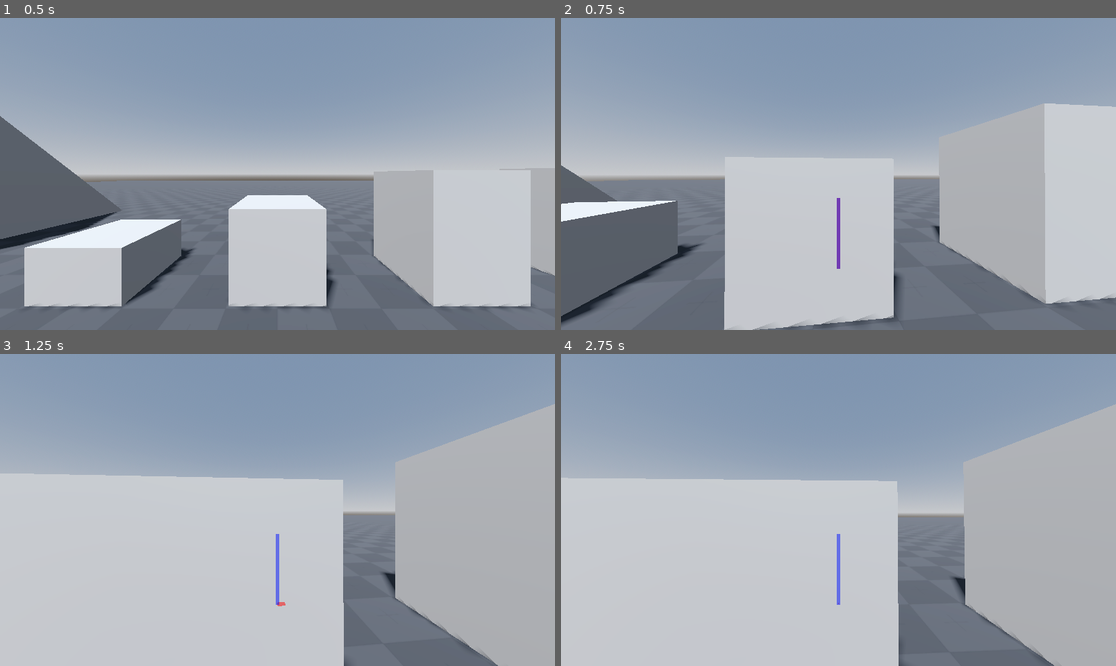
Above: before the commit, frames 1-4 (two rows, left to right).
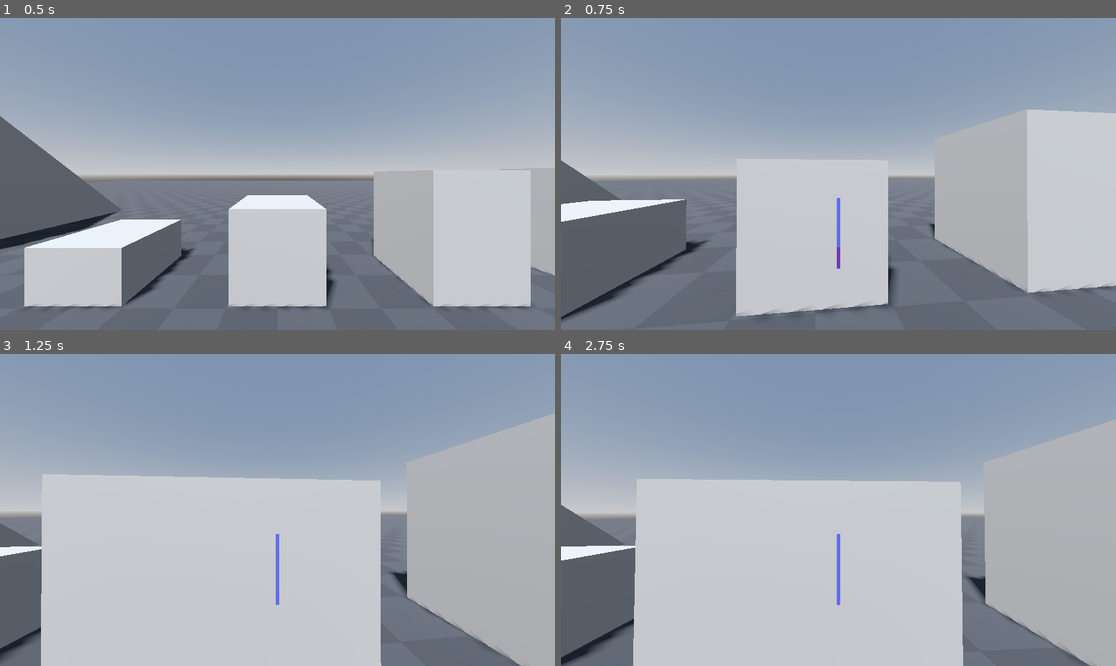
Above: after the commit, the same moments.

Repository: GibberishDev/GodSource
Game: Godot game, scene res://debug_scene.tscn
Two runs of this game, one before a commit and one after it. Both use one fixed random seed, a clock stepped at 60 frames per second and the inputs below.
Inputs (mouse positions are in pixels of both pictures, inside the frame that each line leads up to):
- Up to frame 1 (0.5 s): no input
- Up to frame 2 (0.75 s): tap Enter at 0.5 s; move the mouse to (866, 174) at 0.52 s; hold W (forward) from 0.53 s (still down); hold Ctrl (crouch) from 0.53 s (still down); click (866, 174) at 0.67 s
- Up to frame 3 (1.25 s): keep holding W (forward); keep holding Ctrl (crouch); tap Space (jump) at 0.77, 0.8, 1.07 s
- Up to frame 4 (2.75 s): keep holding W (forward); move the mouse to (810, 510) at 1.27 s; release Ctrl (crouch) at 1.28 s; tap Space (jump) at 1.35, 1.52, 1.82, 2.3 s; tap Ctrl (crouch) at 1.55 s; move the mouse to (849, 503) at 2.02 s; hold Ctrl (crouch) from 2.03 s (still down)

Frame 1 is identical in both runs. In frame 2, 6.9% of the frame differs, in the area x 0-100%, y 27-100%; in frame 3, 9.4%; in frame 4, 16%, in the area x 0-100%, y 16-100%.

Commit message:
Added speed mult method(crouching and backpedaling movement multiplier), Refactored crouching

Diff:
--- a/game/components/player/movementComponent.gd
+++ b/game/components/player/movementComponent.gd
@@ -109,7 +109,6 @@
 	%dirScale.scale.y = wDir.length() * groundMaxSpeed * 0.25
 	%dirPointer.rotation = -wDir.angle_to(Vector2.DOWN)
 	P.velocity = newVel
-
 	P.move_and_slide()
 	# print_rich("Speed: " + str((newVel * Vector3(1,0,1)).length() * 100 / 1.905) + " [color=red]X: " + str(newVel.x / 1.905 * 100) + "[/color] [color=#1080ff]Y: " + str(newVel.y / 1.905 * 100) + "[/color] [color=lime]Z: " + str(newVel.z / 1.905 * 100) + "[/color]")
 
@@ -191,15 +190,24 @@
 func accelGround(vel:Vector3,delta:float)->Vector3:
 	var dir = Vector3(wDir.x,0,wDir.y).rotated(Vector3.UP, camComp.lookDir.y)
 	var currSpeed = vel.dot(dir)
-	# var speedMult = getSpeedMult()
-	var addSpeed = clamp(0, groundAccel * delta, groundMaxSpeed - currSpeed) #TODO: apply speed multiplication to acceleration and max speed
+	var speedMult = getSpeedMult()
+	var addSpeed = clamp(0, groundAccel * delta * speedMult, groundMaxSpeed * speedMult - currSpeed)
 	vel += addSpeed * dir
 	return vel
+
+func getSpeedMult() -> float:
+	var mult = 1.0
+	if crouched:
+		mult *= crouchSpeedMultiplier
+	if wDir.y < 0:
+		mult *= 0.9
+	return mult
 
 func accelAir(vel:Vector3,delta:float)->Vector3:
 	var dir = Vector3(wDir.x,0,wDir.y).rotated(Vector3.UP, camComp.lookDir.y)
 	var currSpeed = vel.dot(dir)
-	if (vel * Vector3(1,0,1)).length()/5 < 0.25 and isWallTooSteep(P.get_wall_normal()): return vel #This measure is in place to stop players from climbing up non walkable walls
+	#This measure is in place to stop players from slowly climbing up non walkable walls but allow it when surfing with highj enough horizontal speed.
+	if (vel * Vector3(1,0,1)).length()/5 < 0.25 and isWallTooSteep(P.get_wall_normal()): return vel
 	var addSpeed = airMaxSpeed - currSpeed
 	if addSpeed >= 0:
 		vel += min(600 * delta, addSpeed) * dir
@@ -238,10 +246,12 @@
 		grounded = false
 		if crouching:
 			crouchJump()
-			vel.y = jumpPower
+			if jumpCrouchBug: vel.y = jumpPower
+			else: vel.y = jumpPower - (gravity / Engine.get_physics_ticks_per_second() / 2)
 		elif uncrouching:
-			cTap()
 			vel.y = jumpPower - (gravity / Engine.get_physics_ticks_per_second() / 2)
+			if cTapEnabled:
+				cTap()
 		else:
 			vel.y = jumpPower - (gravity / Engine.get_physics_ticks_per_second() / 2)
 		if limitMaxVel:
@@ -252,8 +262,19 @@
 
 #region crouching
 #TODO: Move to variables space once done developing crouching
+@export_subgroup("Crouching")
 @export
 var crouchingAnimationTime : float = 0.15
+@export
+var crouchSpeedMultiplier : float = 0.3
+@export
+var bBoxHeightCrouched : float = 1.2
+##Enable TF2 bug that allows to jump 2 hammer units higher if player crouch-jumps than jump crouches. If false crouch jumping and jump crouching is the same height[br][color=#777][i]This bug stems from small code error made by Valve. Usually half of one tick of gravity substracted from jump power when jumping. In case of crouch jumping it just isnt. If gravity is 0 impulse from jumping is the same. Better explanation by Shounic [color=#03b][url=https://www.youtube.com/watch?v=7z_p_RqLhkA]here[/url]
+@export
+var jumpCrouchBug : bool = true
+##Enable TF2 bug that allows to jump, crouch in air and avoid upwards shift. If false player can jump as high as regular jump[br][color=#777][i]This bug stems from erronious behaviour. Regularly player should be shifted upwards when crouching in air. Since player havent finished uncrouching animation player then forced to stay crouched until space below player allows for uncrouching. That allows for closer to ground player origin calculation and explosions send player much highier. Better explanation by Shounic [color=#03b][url=https://www.youtube.com/watch?v=76HDJIWfVy4]here[/url]
+@export
+var cTapEnabled : bool = true
 var crouching : bool = false
 var uncrouching : bool = false
 var crouched : bool = false
@@ -267,8 +288,6 @@
 var uncrouchCheckTop : ShapeCast3D = $uncrouchCastTop
 @onready
 var uncrouchCheckBottom : ShapeCast3D = $uncrouchCastBottom
-@export
-var bBoxHeightCrouched : float = 1.2
 @onready
 var bBoxSize : Vector3 = bBox.shape.size
 var crouchingStateLastFrame : bool = false
@@ -304,9 +323,7 @@
 	uncrouching = false
 	bBox.shape.size.y = bBoxHeightCrouched
 	bBox.position.y = bBoxHeightCrouched / 2
-	#TODO: move to camera component and call one function to shift camera
-	camComp.saveCamPos()
-	camComp.get_node("head").position.y = (1.905/100*45.0)
+	camComp.crouch()
 	if P.is_on_floor():
 		uncrouchTimer.stop()
 		crouchTimer.start()
@@ -325,17 +342,17 @@
 		return false
 	crouched = false
 	crouching = false
-	bBox.shape.size.y = 1.58
-	bBox.position.y = 1.58 / 2
-	camComp.saveCamPos()
-	camComp.get_node("head").position.y = (1.905/100*68.0)
+	bBox.shape.size.y = bBoxSize.y
+	bBox.position.y = bBoxSize.y / 2
+	camComp.uncrouch()
+	crouchTimer.stop()
 	if P.is_on_floor():
 		uncrouching = true
-		crouchTimer.stop()
 		uncrouchTimer.start()
 	else:
+		uncrouchTimer.stop()
 		uncrouching = false
-		P.position.y -= 0.38
+		P.position.y -= bBoxSize.y - bBoxHeightCrouched
 	return true
 func endUncrouch() -> void:
 	crouched = false
@@ -345,11 +362,10 @@
 	crouched = true
 	crouching = false
 	uncrouching = false
-	bBox.shape.size.y = 1.2
-	bBox.position.y = 1.2 / 2
-	camComp.saveCamPos()
-	camComp.get_node("head").position.y = (1.905/100*45.0)
-	P.position.y += 0.38
+	bBox.shape.size.y = bBoxHeightCrouched
+	bBox.position.y = bBoxHeightCrouched / 2
+	camComp.crouch()
+	P.position.y += bBoxSize.y - bBoxHeightCrouched
 
 func cTap() -> void:
 	crouchTimer.stop()
@@ -357,10 +373,9 @@
 	crouched = true
 	crouching = false
 	uncrouching = false
-	bBox.shape.size.y = 1.2
-	bBox.position.y = 1.2 / 2
-	camComp.saveCamPos()
-	camComp.get_node("head").position.y = (1.905/100*45.0)
+	bBox.shape.size.y = bBoxHeightCrouched
+	bBox.position.y = bBoxHeightCrouched / 2
+	camComp.crouch()
 	queueUncrouching = true
 #endregion
 
